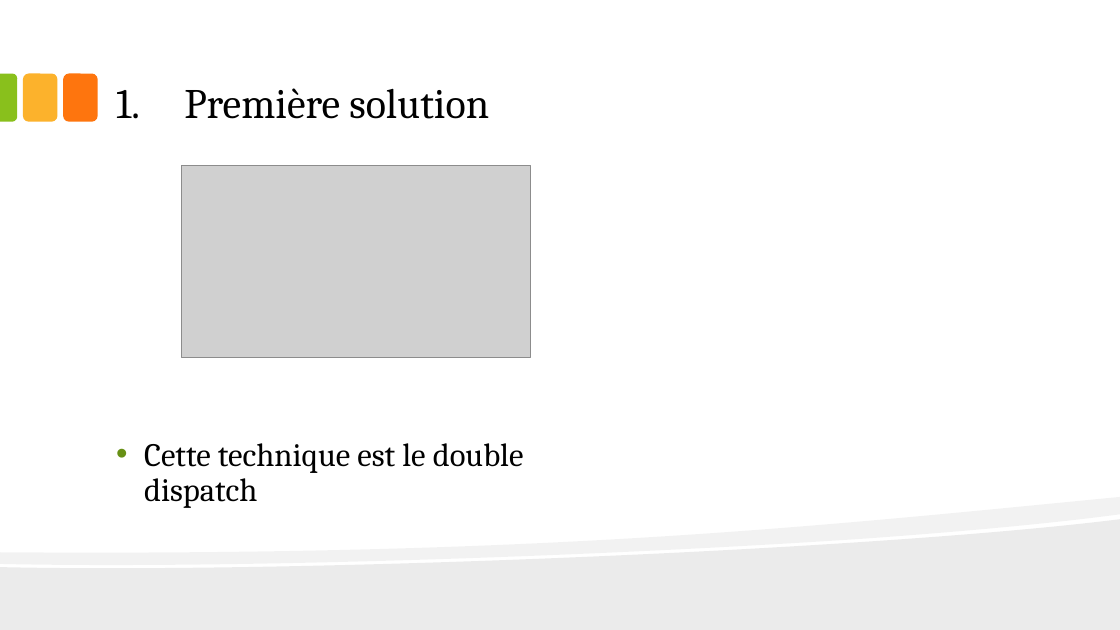
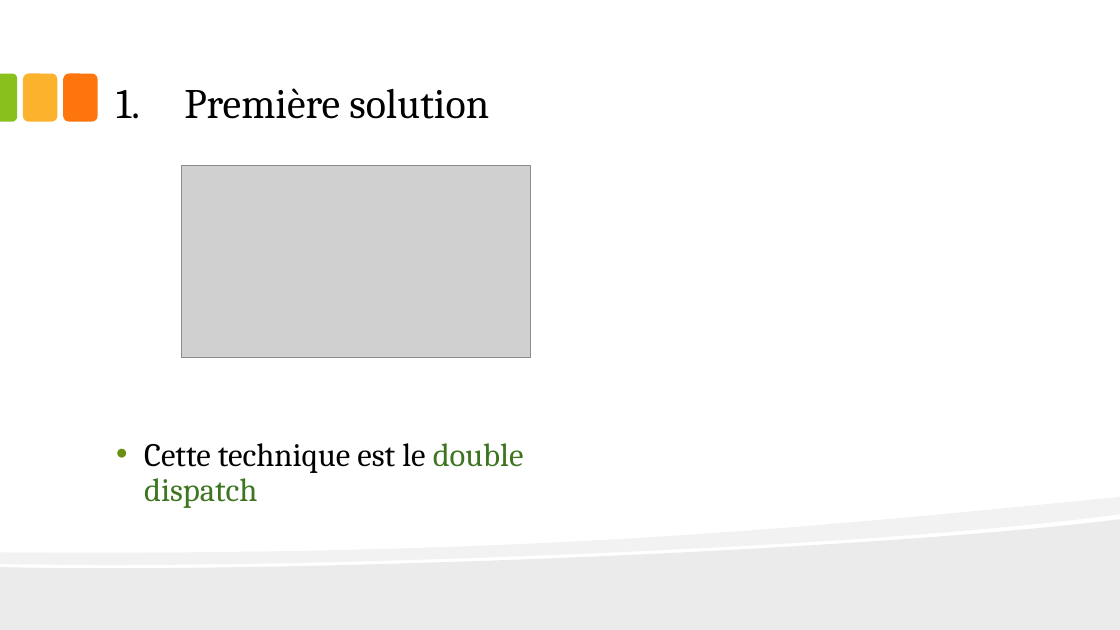
Before and after one commit to omebarki/meetuppatterns, a slide deck: slide 15 of doc/Patterns.pptx. Drawn at 1120x630 pixels with LibreOffice and Linux fonts; fonts in the diff are those of the drawing; grey boxes stand for pictures. Boxes give left, top, right and bottom in pixels: in the first picture for what was removed or moved away, otherwise in the second. Text is boxed around its words. In the diff, an @@ line names an element or a change of style, - is before the commit and + after.

```diff
--- a/doc/Patterns.pptx
+++ b/doc/Patterns.pptx
@@ text "Cette technique est le double ..." at [144, 443, 524, 508]: text colour #000000 to #3E7520 in "double dispatch" @@
```
Also in this commit, not shown: 1 slide added, 8 other files.
